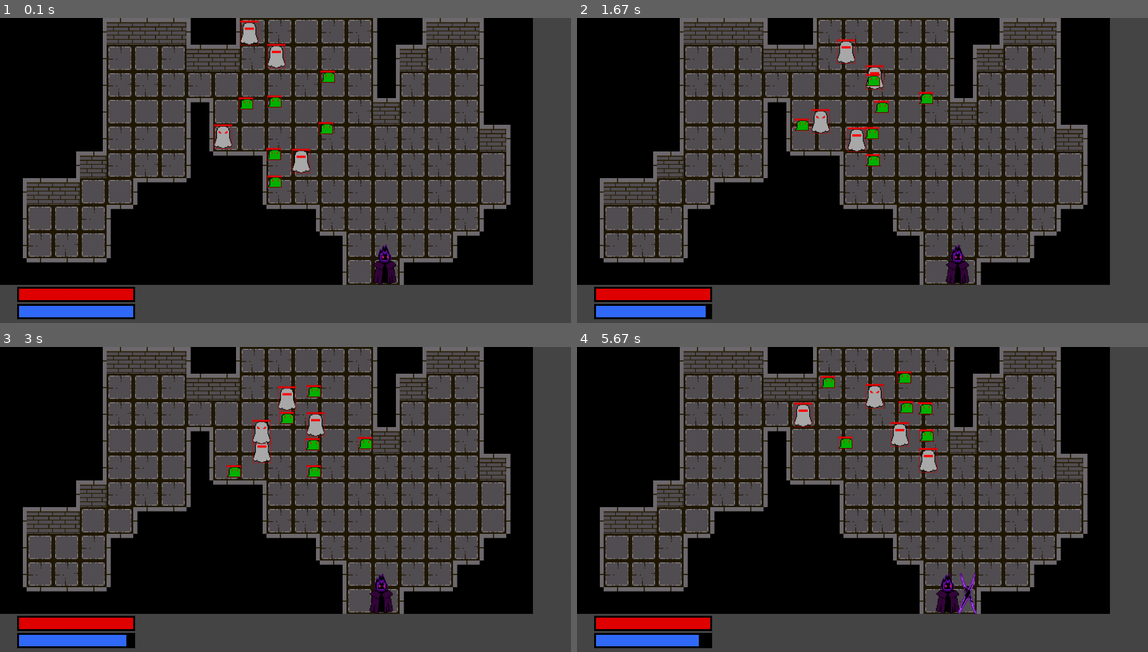
Above: before the commit, frames 1-4 (two rows, left to right).
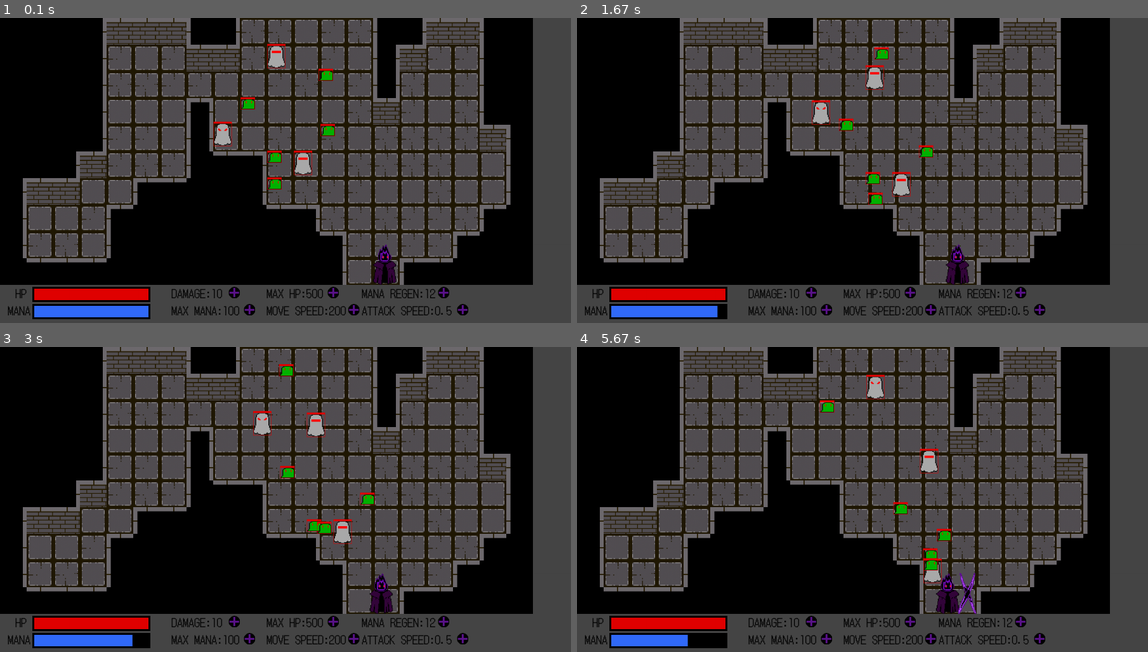
Above: after the commit, the same moments.

Repository: philogamer/pygame1
Game: pygame game, started from code.py
Two runs of this game, one before a commit and one after it. Both use one fixed random seed, a clock stepped at 60 frames per second and the inputs below.
Inputs:
- Up to frame 1 (0.1 s): no input
- Up to frame 2 (1.67 s): hold Right 0.33-0.8 s; hold Right 0.83-1.3 s; hold D 0.83-1.3 s; hold Left from 1.33 s (still down); hold A from 1.33 s (still down)
- Up to frame 3 (3 s): release Left at 1.87 s; release A at 1.87 s; hold Left 1.9-2.3 s; hold A 1.9-2.3 s; hold Right 2.33-2.97 s; hold D 2.33-2.97 s
- Up to frame 4 (5.67 s): hold Left 3-3.47 s; hold A 3-3.47 s; hold Right 3.5-3.97 s; hold D 3.5-3.97 s; hold Right 4-4.47 s; hold D 4-4.47 s; hold Left 4.5-5.03 s; hold A 4.5-5.03 s; hold Left 5.07-5.47 s; hold A 5.07-5.47 s; hold Right from 5.5 s (still down); hold D from 5.5 s (still down)

The runs differ from the first frame. In frame 1, 2.9% of the frame differs, in the area x 1-82%, y 0-99%; in frame 2, 3.9%; in frame 3, 3.9%; in frame 4, 4.1%, in the area x 1-82%, y 7-99%.

Commit message:
info and prepare for buff, buff enemy, change bullet damage, change range
put the text of each index of the player, prepare for the future function of buff through experience, change the range and view of the enemy so it can chase, make the move the cost mana

Diff:
--- a/code.py
+++ b/code.py
@@ -4,11 +4,15 @@
 
 pygame.init()
 pygame.mixer.init()
+pygame.font.init()
 screen=pygame.display.set_mode((1500,800))
 pygame.display.set_caption('Lost Soul')
 stage='map'
 clock=pygame.time.Clock()
-
+font=pygame.font.Font('assets/font.ttf',30)
+
+def type(text,font,color,x,y):
+    screen.blit(font.render(text,True,color),(x,y))
 
 class Map:
     def __init__(self,xy,type):
@@ -79,55 +83,60 @@
         self.targetx=self.x
         self.targety=self.y
         self.direction='right'
+        self.dmg=10
         self.speed=200
+        self.maxspeed=200
         self.hp=hp
         self.maxhp=500
-        self.mana=50
-        self.maxmana=50
-        self.manareload=0
+        self.mana=100
+        self.maxmana=100
         self.img='assets/main.png'
         self.img=pygame.image.load(self.img).convert_alpha()
         self.img=pygame.transform.scale(self.img,(61,107))
         self.rect=pygame.Rect(self.x,self.y-(107-70),61,107)
         self.wallrect=pygame.Rect(self.x,self.y+(107-73)-(107-70),61,71)
+        self.manaregen=12
+        self.attackspeed=0.5
     def draw(self,screen):
         screen.blit(self.img,(self.x,self.y-(107-70)))
-        pygame.draw.rect(screen,(0,0,0),pygame.Rect(45,705,310,40))
-        pygame.draw.rect(screen,(225,0,0),pygame.Rect(50,710,self.hp*300/self.maxhp,30))
-        pygame.draw.rect(screen,(0,0,0),pygame.Rect(45,750,310,40))
-        pygame.draw.rect(screen,(50,107,250),pygame.Rect(50,755,self.mana*300/self.maxmana,30))
+        pygame.draw.rect(screen,(0,0,0),pygame.Rect(85,705,310,40))
+        pygame.draw.rect(screen,(225,0,0),pygame.Rect(90,710,self.hp*300/self.maxhp,30))
+        pygame.draw.rect(screen,(0,0,0),pygame.Rect(85,750,310,40))
+        pygame.draw.rect(screen,(50,107,250),pygame.Rect(90,755,self.mana*300/self.maxmana,30))
     def move(self,dt):
         dx=self.targetx-self.x
         self.direction='right' if dx>0 else 'left'
         dy=self.targety-self.y
         distance=math.hypot(dx,dy)
-        if self.speed*dt>=distance:
-            self.x=self.targetx
-            self.y=self.targety
-        else:
-            self.x+=dx/distance*self.speed*dt
-            self.y+=dy/distance*self.speed*dt
-        if self.x<0:
-            self.x=0
-        if self.x>(1400-61):
-            self.x=(1400-61)
-        if self.y<-((107-70)-(107-70)):
-            self.y=-((107-70)-(107-70))
-        if self.y>((700-107)+(107-70)):
-            self.y=700-107+(107-70)
+        if dx!=0 or dy!=0:
+            if player.mana>0: player.mana-=9*dt
+            if self.speed*dt>=distance:
+                self.x=self.targetx
+                self.y=self.targety
+            else:
+                self.x+=dx/distance*self.speed*dt
+                self.y+=dy/distance*self.speed*dt
+            if self.x<0:
+                self.x=0
+            if self.x>(1400-61):
+                self.x=(1400-61)
+            if self.y<-((107-70)-(107-70)):
+                self.y=-((107-70)-(107-70))
+            if self.y>((700-107)+(107-70)):
+                self.y=700-107+(107-70)
     def update(self):
         self.rect=pygame.Rect(self.x,self.y-(107-70),61,107)
     def checkwall(self):
         self.wallrect=pygame.Rect(self.targetx,self.targety+(107-73)-(107-70),61,71)
 class Creep:
-    def __init__(self,xy,type):
+    def __init__(self,xy,type,buff):
         self.position=xy
         self.y=xy%10*70
         self.x=(xy-xy%10)/10*70
         self.targetx=self.x
         self.targety=self.y
         self.direction='right'
-        self.speed=50
+        self.speed=50*(1+0.01*buff)
         self.touchwall=True
         self.touchwallx=False
         self.touchwally=False
@@ -143,29 +152,29 @@
             self.img='assets/ghost.png'
             self.h=30*2
             self.w=24*2
-            self.hp=100
-            self.maxhp=100
-            self.range=200
-            self.view=300
-            self.dmg=10
+            self.hp=70*(1+0.08*buff)
+            self.maxhp=70*(1+0.08*buff)
+            self.range=130
+            self.view=400
+            self.dmg=10*(1+0.05*buff)
         elif self.type=='elite':
             self.img='assets/ghost1.png'
             self.h=30*2
             self.w=24*2
-            self.hp=200
-            self.maxhp=200
-            self.range=200
-            self.view=300
-            self.dmg=15
+            self.hp=150*(1+0.08*buff)
+            self.maxhp=150*(1+0.08*buff)
+            self.range=130
+            self.view=400
+            self.dmg=15*(1+0.05*buff)
         elif self.type=='slime':
             self.img='assets/slime.png'
             self.h=14*2
             self.w=19*2
-            self.hp=70
-            self.maxhp=70
+            self.hp=50*(1+0.08*buff)
+            self.maxhp=50*(1+0.08*buff)
             self.range=100
-            self.view=200
-            self.dmg=3
+            self.view=400
+            self.dmg=5*(1+0.05*buff)
 
         self.img=pygame.image.load(self.img).convert_alpha()
         self.img=pygame.transform.scale(self.img,(self.w,self.h))
@@ -199,7 +208,7 @@
     def checkwall(self):
         self.wallrect=pygame.Rect(self.targetx,self.targety+(self.h-70),self.w,70)
 class Bullet:
-    def __init__(self,x,y,targetx,targety):
+    def __init__(self,x,y,targetx,targety,dmg):
         self.y=y+18
         self.x=x
         self.targetx=targetx
@@ -213,7 +222,7 @@
         self.dx=(self.targetx-self.x)*2000
         self.dy=(self.targety-self.y)*2000
         self.distance=math.hypot(self.dx,self.dy)
-        self.dmg=7
+        self.dmg=dmg
     def draw(self,screen):
         screen.blit(self.img,(self.x,self.y))
     def move(self,dt):
@@ -232,7 +241,7 @@
         self.rect=pygame.Rect(self.x,self.y,20,20)
         self.wallrect=pygame.Rect(self.x,self.y-18,20,20+18)
 class Slash:
-    def __init__(self,x,y,direction):
+    def __init__(self,x,y,direction,dmg):
         self.y=y
         self.present=0
         self.img='assets/slash.png'
@@ -243,14 +252,43 @@
         self.img=pygame.image.load(self.img).convert_alpha()
         self.img=pygame.transform.scale(self.img,(48,107))
         self.rect=pygame.Rect(self.x,self.y,48,107)
-        self.dmg=10
+        self.dmg=dmg
+    def draw(self,screen):
+        screen.blit(self.img,(self.x,self.y))
+class Plus:
+    def __init__(self,type):
+        self.type=type
+        self.img='assets/plus.png'
+        if type=='dmg':
+            self.x=600
+            self.y=705
+        elif type=='maxmana':
+            self.x=640
+            self.y=750
+        elif type=='maxhp':
+            self.x=860
+            self.y=705
+        elif type=='movespeed':
+            self.x=914
+            self.y=750
+        elif type=='manaregen':
+            self.x=1150
+            self.y=705
+        elif type=='attackspeed':
+            self.x=1200
+            self.y=750
+        self.img=pygame.image.load(self.img).convert_alpha()
+        self.img=pygame.transform.scale(self.img,(30,30))
+        self.rect=pygame.Rect(self.x,self.y,30,30)
     def draw(self,screen):
         screen.blit(self.img,(self.x,self.y))
 
 rendermap=True
 firstdoor=[]  #for save the door for next map
 hp=500
-
+wave=0
+plus=[]
+creepspeed=50
 #Game loop
 while True:
     dt=clock.tick(60)/1000
@@ -585,6 +623,7 @@
 
 
     #main character logic
+    player.speed=creepspeed+(player.maxspeed-creepspeed)*(player.mana/player.maxmana)
     player.targetx=player.x
     player.targety=player.y
     if keys[pygame.K_a]:
@@ -616,18 +655,16 @@
                 player.targety=player.y
                 player.checkwall()
 
-    player.move(dt)
-    player.update()
-    if keys[pygame.K_LEFT] and slashcooldown<=0:
-        player.mana-=1
-        slashes.append(Slash(player.x,player.y-(107-70),'left'))
-        slashcooldown=0.5
+    if keys[pygame.K_LEFT] and slashcooldown<=0 and player.mana>=6:
+        player.mana-=6
+        slashes.append(Slash(player.x,player.y-(107-70),'left',player.dmg))
+        slashcooldown=1-player.attackspeed
         for creep in creeps:
             creep.takedame=True
-    if keys[pygame.K_RIGHT] and slashcooldown<=0:
-        player.mana-=1
-        slashes.append(Slash(player.x,player.y-(107-70),'right'))
-        slashcooldown=0.5
+    if keys[pygame.K_RIGHT] and slashcooldown<=0 and player.mana>=6:
+        player.mana-=6
+        slashes.append(Slash(player.x,player.y-(107-70),'right',player.dmg))
+        slashcooldown=1-player.attackspeed
         for creep in creeps:
             creep.takedame=True
     for i in slashes:
@@ -640,19 +677,23 @@
     if slashes:
         slash=slashes[0]
     if player.mana<player.maxmana:
-        if player.manareload>=1:
-            player.mana+=1
-            player.manareload=0
-        else:
-            player.manareload+=dt
+        player.mana+=player.manaregen*dt
+        if player.mana>player.maxmana:
+            player.mana=player.maxmana
+
+
+    player.move(dt)
+    player.update()
 
 
     #creep logic
-    creepsquare=random.sample(insidef,int(len(insidef)/5/2))
+    creepsquare=random.sample(insidef,int(len(insidef)/12))
     if creeps==[]:
+        wave+=1
         for i in creepsquare:
-            creeps.append(Creep(i,random.choice(['slime','normal'])))
-        creeps.append(Creep(random.choice(insidef),'elite'))
+            creeps.append(Creep(i,random.choice(['slime','normal']),wave))
+        creeps.append(Creep(random.choice(insidef),'elite',wave))
+    creepspeed=50*(1+0.01*wave)
     for creep in creeps:
         if math.hypot(player.x-creep.x,player.y-creep.y)>creep.range:
             if math.hypot(player.x-creep.x,player.y-creep.y)>creep.view or creep.notry:
@@ -801,8 +842,8 @@
 
         else:
             creep.shoot+=dt
-            if creep.shoot>=5:
-                bullets.append(Bullet(creep.x,creep.y,player.x,player.y))
+            if creep.shoot>=2.5:
+                bullets.append(Bullet(creep.x,creep.y,player.x,player.y,creep.dmg))
                 creep.shoot=0
             if creep.touchwally and creep.touchwallx:
                 if creep.testx:
@@ -971,11 +1012,29 @@
         i.draw(screen)
         pygame.draw.rect(screen,(225,0,0),i.rect,1)
     player.draw(screen)
+    type('HP',font,(0,0,0),40,699)
+    type('MANA',font,(0,0,0),20,744)
+    type('DAMAGE:'+str(player.dmg),font,(0,0,0),450,699)
+    type('MAX MANA:'+str(player.maxmana),font,(0,0,0),450,744)
+    type('MAX HP:'+str(player.maxhp),font,(0,0,0),700,699)
+    type('MOVE SPEED:'+str(player.maxspeed),font,(0,0,0),700,744)
+    type('MANA REGEN:'+str(player.manaregen),font,(0,0,0),950,699)
+    type('ATTACK SPEED:'+str(player.attackspeed),font,(0,0,0),950,744)
+    if not plus:
+        plus.append(Plus('dmg'))
+        plus.append(Plus('maxmana'))
+        plus.append(Plus('maxhp'))
+        plus.append(Plus('movespeed'))
+        plus.append(Plus('manaregen'))
+        plus.append(Plus('attackspeed'))
     for i in bullets:
         i.draw(screen)
         pygame.draw.rect(screen,(225,0,0),i.rect,1)
     for i in slashes:
         i.draw(screen)
+    for i in plus:
+        i.draw(screen)
+
 
 
 
Binary file added: assets/font.ttf
Binary file added: assets/plus.png
